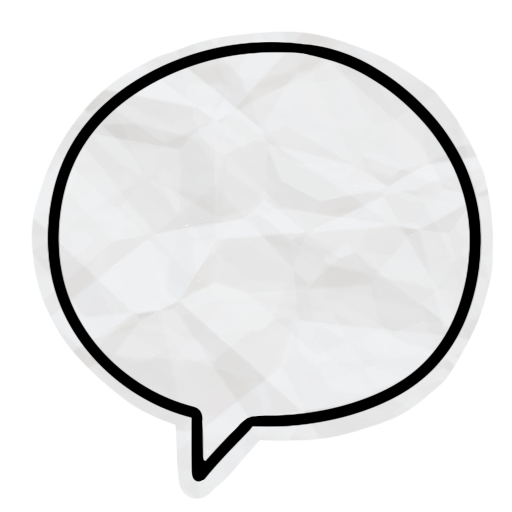
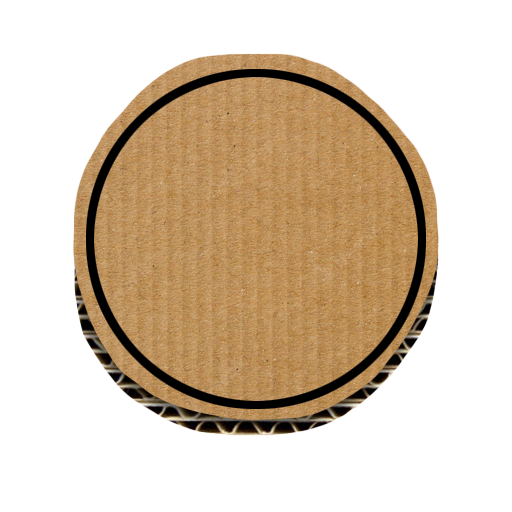
Layers edited between the first and the second w=512, h=512 image:
added layer "Calque 4" above "Calque 5" over [86, 69, 426, 409]
added layer "Calque 5" above "Calque 7" over [72, 53, 440, 421]
added layer "Calque 7" (multiply) above "Calque 6" over [53, 194, 467, 441]
added layer "Calque 6" above "Groupe 1" over [74, 221, 439, 436]
hid group "Groupe 1" (2 layers) over [31, 31, 493, 499]
